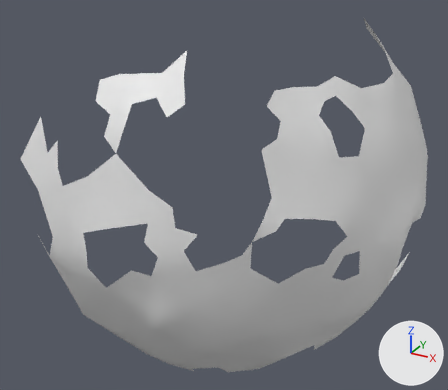
The OBJ model res/final/onecam_fullvolume/03/cleanedup/FullVolium.000355.obj as it was, and as the next commit left it.
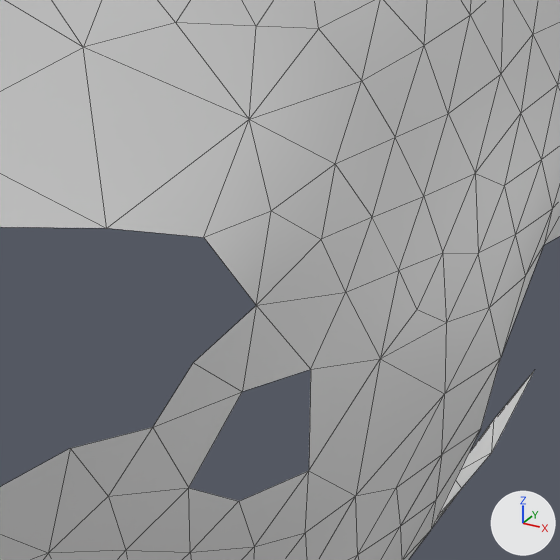
There are two pictures of each version: one whole from a 50 mm lens placed at (-537.1, 356.0, 461.4), pointed at (-636.7, 537.1, 370.9), one close up on the part from 65% to 93% of the width and 43% to 75% of the height. The lights are fixed; the arrows at lower right show +X, +Y and +Z. The close-ups show mesh edges as thin lines. Where no turn or scale is listed for an object, it has been applied to the vertices.

The first close-up shows 'FullVolium.000355'.
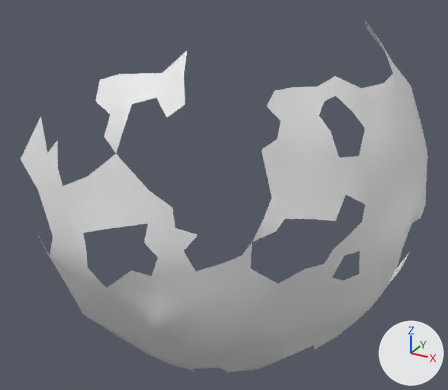
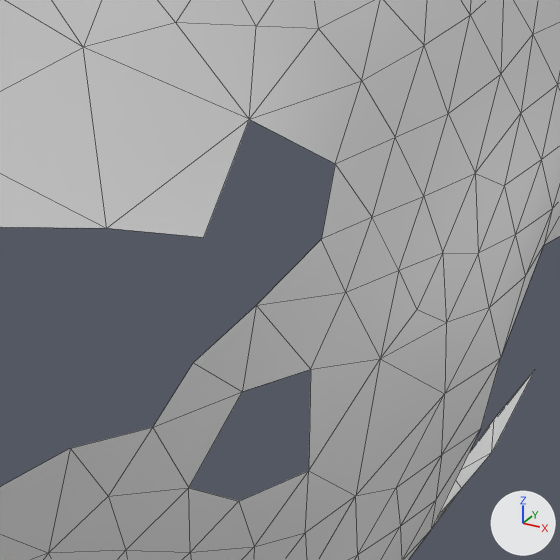
What the commit changed:
me_fullvolium_000355 has 325 vertices, 540 faces and spans x -698.9..-571.3, y 484.3..589.6, z 306.6..431.0.
me_fullvolium_000355 is used by ob_fullvolium_000355; location (0.0, 0.0, 0.0).
Verts and faces of me_fullvolium_000355; kept vertices keep their numbers, new ones are numbered from 325.
Before the commit, vertices of me_fullvolium_000355: 37 (-584.8, 519.7, 374.9) at pixel (256, 305), 52 (-587.8, 516.5, 380.7) at pixel (203, 237), 53 (-584.7, 520.9, 381.5) at pixel (271, 210), 54 (-586.9, 521.5, 387.5) at pixel (249, 119), 61 (-582.4, 527.3, 382.9) at pixel (335, 163).
Before the commit, vertices of me_fullvolium_000355: 69 (-582.2, 525.0, 378.2) at pixel (321, 239).
Part 1, on me_fullvolium_000355:
Vertices deleted: 53 (with the faces that use them).

Location of each change, [x1, y1, x2, y2] in pixels of the close-ups (560 x 560 px):
part 1 of me_fullvolium_000355, deleted
    before: [204, 119, 335, 305]
